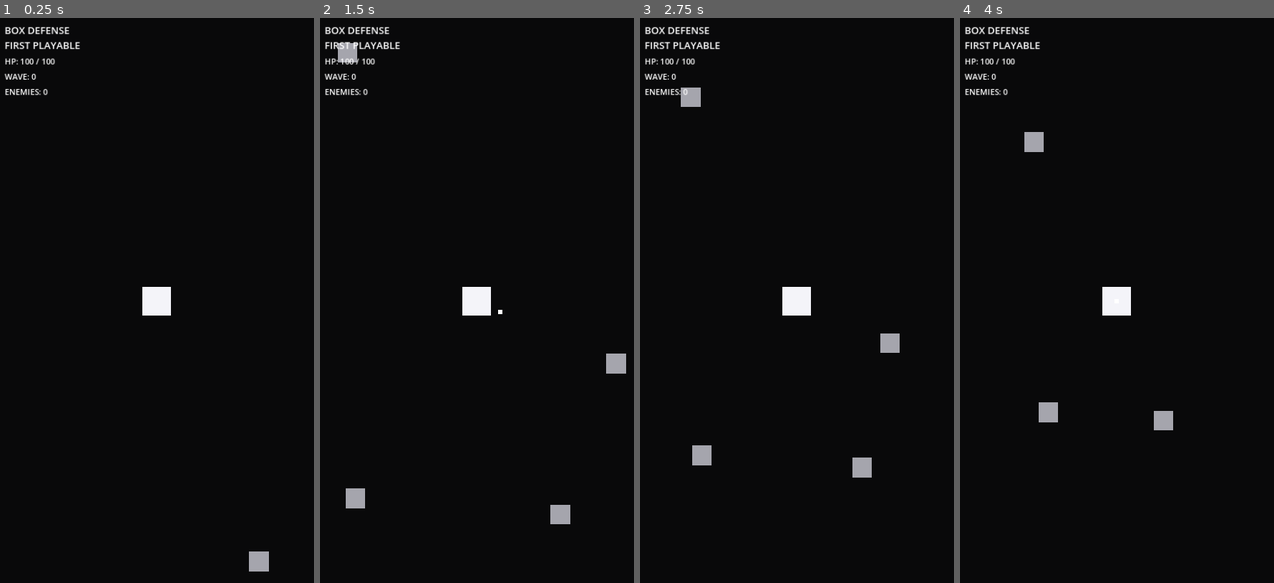
Above: before the commit, frames 1-4 (left to right).
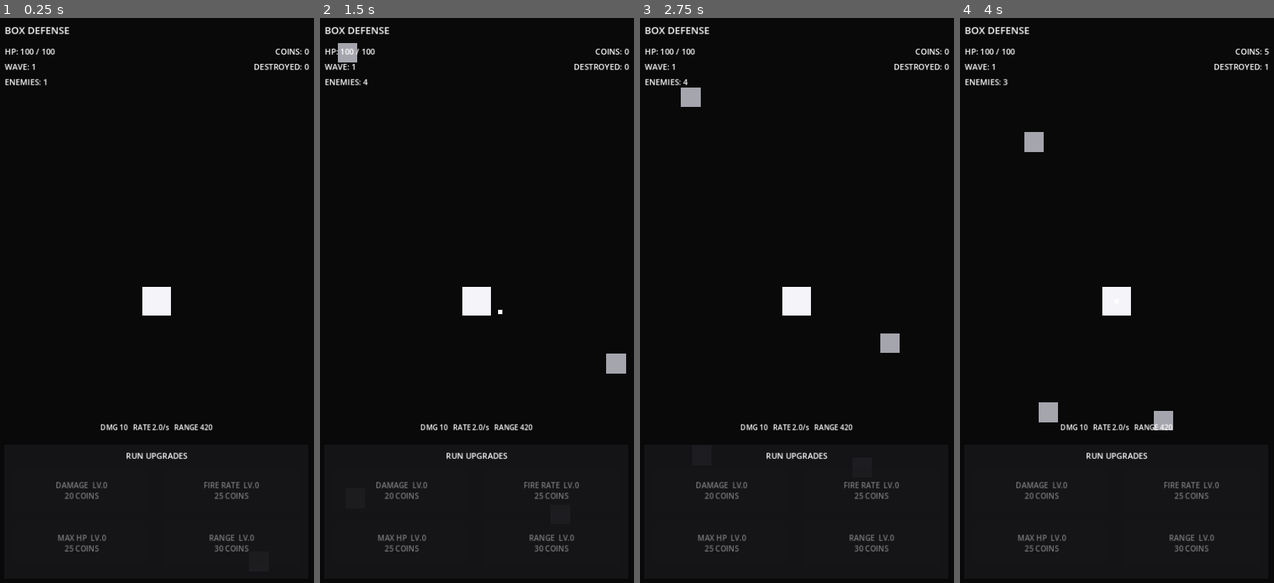
Above: after the commit, the same moments.

Repository: KevinRabbe/box-game-
Game: Godot game, scene res://scenes/game/game.tscn
Two runs of this game, one before a commit and one after it. Both use one fixed random seed, a clock stepped at 60 frames per second and the inputs below.
Inputs:
- Up to frame 1 (0.25 s): no input
- Up to frame 2 (1.5 s): no input
- Up to frame 3 (2.75 s): no input
- Up to frame 4 (4 s): no input

The runs differ from the first frame. In frame 1, 2.4% of the frame differs, in the area x 1-99%, y 4-98%; in frame 2, 2.6%; in frame 3, 2.6%, in the area x 1-99%, y 4-95%; in frame 4, 2.2%.
Error before the commit: Invalid access to property or key 'coins_changed' on a base object of type 'null instance'. (res://scripts/game/game.gd:36)

Commit message:
Add economy and upgrade UI to first playable

Diff:
--- a/scenes/game/game.tscn
+++ b/scenes/game/game.tscn
@@ -1,10 +1,12 @@
-[gd_scene load_steps=6 format=3]
+[gd_scene load_steps=8 format=3]
 
 [ext_resource type="Script" path="res://scripts/game/game.gd" id="1_game"]
 [ext_resource type="PackedScene" path="res://scenes/player/player_box.tscn" id="2_player"]
 [ext_resource type="PackedScene" path="res://scenes/enemies/enemy_box.tscn" id="3_enemy"]
 [ext_resource type="Script" path="res://scripts/enemies/enemy_spawner.gd" id="4_spawner"]
 [ext_resource type="Script" path="res://scripts/waves/wave_manager.gd" id="5_waves"]
+[ext_resource type="Script" path="res://scripts/economy/run_economy.gd" id="6_economy"]
+[ext_resource type="Script" path="res://scripts/upgrades/upgrade_manager.gd" id="7_upgrades"]
 
 [node name="Game" type="Node2D"]
 script = ExtResource("1_game")
@@ -28,39 +30,122 @@
 spawn_interval = 0.45
 inter_wave_delay = 1.25
 
-[node name="DebugHUD" type="CanvasLayer" parent="."]
+[node name="RunEconomy" type="Node" parent="."]
+script = ExtResource("6_economy")
 
-[node name="Title" type="Label" parent="DebugHUD"]
+[node name="UpgradeManager" type="Node" parent="."]
+script = ExtResource("7_upgrades")
+player_path = NodePath("../PlayerBox")
+economy_path = NodePath("../RunEconomy")
+
+[node name="HUD" type="CanvasLayer" parent="."]
+
+[node name="Title" type="Label" parent="HUD"]
 offset_left = 20.0
 offset_top = 20.0
 offset_right = 440.0
 offset_bottom = 70.0
 theme_override_font_sizes/font_size = 22
-text = "BOX DEFENSE\nFIRST PLAYABLE"
+text = "BOX DEFENSE"
 
-[node name="Health" type="Label" parent="DebugHUD"]
+[node name="Health" type="Label" parent="HUD"]
 offset_left = 20.0
-offset_top = 92.0
-offset_right = 220.0
-offset_bottom = 122.0
+offset_top = 70.0
+offset_right = 260.0
+offset_bottom = 100.0
 theme_override_font_sizes/font_size = 18
 text = "HP: 100 / 100"
 
-[node name="Wave" type="Label" parent="DebugHUD"]
+[node name="Wave" type="Label" parent="HUD"]
 offset_left = 20.0
-offset_top = 126.0
+offset_top = 104.0
 offset_right = 220.0
-offset_bottom = 156.0
+offset_bottom = 134.0
 theme_override_font_sizes/font_size = 18
 text = "WAVE: 0"
 
-[node name="EnemyCount" type="Label" parent="DebugHUD"]
+[node name="EnemyCount" type="Label" parent="HUD"]
 offset_left = 20.0
-offset_top = 160.0
-offset_right = 220.0
-offset_bottom = 190.0
+offset_top = 138.0
+offset_right = 240.0
+offset_bottom = 168.0
 theme_override_font_sizes/font_size = 18
 text = "ENEMIES: 0"
+
+[node name="Coins" type="Label" parent="HUD"]
+offset_left = 500.0
+offset_top = 70.0
+offset_right = 700.0
+offset_bottom = 100.0
+theme_override_font_sizes/font_size = 18
+text = "COINS: 0"
+horizontal_alignment = 2
+
+[node name="Kills" type="Label" parent="HUD"]
+offset_left = 420.0
+offset_top = 104.0
+offset_right = 700.0
+offset_bottom = 134.0
+theme_override_font_sizes/font_size = 18
+text = "DESTROYED: 0"
+horizontal_alignment = 2
+
+[node name="Stats" type="Label" parent="HUD"]
+offset_left = 20.0
+offset_top = 910.0
+offset_right = 700.0
+offset_bottom = 950.0
+theme_override_font_sizes/font_size = 16
+text = "DMG 10   RATE 2.0/s   RANGE 420"
+horizontal_alignment = 1
+
+[node name="UpgradePanel" type="ColorRect" parent="HUD"]
+offset_left = 20.0
+offset_top = 960.0
+offset_right = 700.0
+offset_bottom = 1260.0
+color = Color(0.08, 0.08, 0.095, 0.94)
+
+[node name="Header" type="Label" parent="HUD/UpgradePanel"]
+offset_left = 20.0
+offset_top = 12.0
+offset_right = 660.0
+offset_bottom = 44.0
+theme_override_font_sizes/font_size = 18
+text = "RUN UPGRADES"
+horizontal_alignment = 1
+
+[node name="DamageButton" type="Button" parent="HUD/UpgradePanel"]
+offset_left = 20.0
+offset_top = 55.0
+offset_right = 325.0
+offset_bottom = 150.0
+theme_override_font_sizes/font_size = 17
+text = "DAMAGE  LV.0\n20 COINS"
+
+[node name="FireRateButton" type="Button" parent="HUD/UpgradePanel"]
+offset_left = 355.0
+offset_top = 55.0
+offset_right = 660.0
+offset_bottom = 150.0
+theme_override_font_sizes/font_size = 17
+text = "FIRE RATE  LV.0\n25 COINS"
+
+[node name="HealthButton" type="Button" parent="HUD/UpgradePanel"]
+offset_left = 20.0
+offset_top = 170.0
+offset_right = 325.0
+offset_bottom = 270.0
+theme_override_font_sizes/font_size = 17
+text = "MAX HP  LV.0\n25 COINS"
+
+[node name="RangeButton" type="Button" parent="HUD/UpgradePanel"]
+offset_left = 355.0
+offset_top = 170.0
+offset_right = 660.0
+offset_bottom = 270.0
+theme_override_font_sizes/font_size = 17
+text = "RANGE  LV.0\n30 COINS"
 
 [node name="GameOver" type="CanvasLayer" parent="."]
 layer = 10
@@ -69,22 +154,22 @@
 [node name="Overlay" type="ColorRect" parent="GameOver"]
 offset_right = 720.0
 offset_bottom = 1280.0
-color = Color(0.02, 0.02, 0.025, 0.92)
+color = Color(0.02, 0.02, 0.025, 0.94)
 
 [node name="Summary" type="Label" parent="GameOver/Overlay"]
-offset_left = 180.0
-offset_top = 470.0
-offset_right = 540.0
-offset_bottom = 590.0
-theme_override_font_sizes/font_size = 32
-text = "GAME OVER\nWAVE 0"
+offset_left = 120.0
+offset_top = 420.0
+offset_right = 600.0
+offset_bottom = 620.0
+theme_override_font_sizes/font_size = 30
+text = "GAME OVER\nWAVE 0\n0 BOXES DESTROYED\n0 COINS"
 horizontal_alignment = 1
 vertical_alignment = 1
 
 [node name="RestartButton" type="Button" parent="GameOver/Overlay"]
 offset_left = 220.0
-offset_top = 630.0
+offset_top = 660.0
 offset_right = 500.0
-offset_bottom = 710.0
+offset_bottom = 740.0
 theme_override_font_sizes/font_size = 24
 text = "RESTART"
